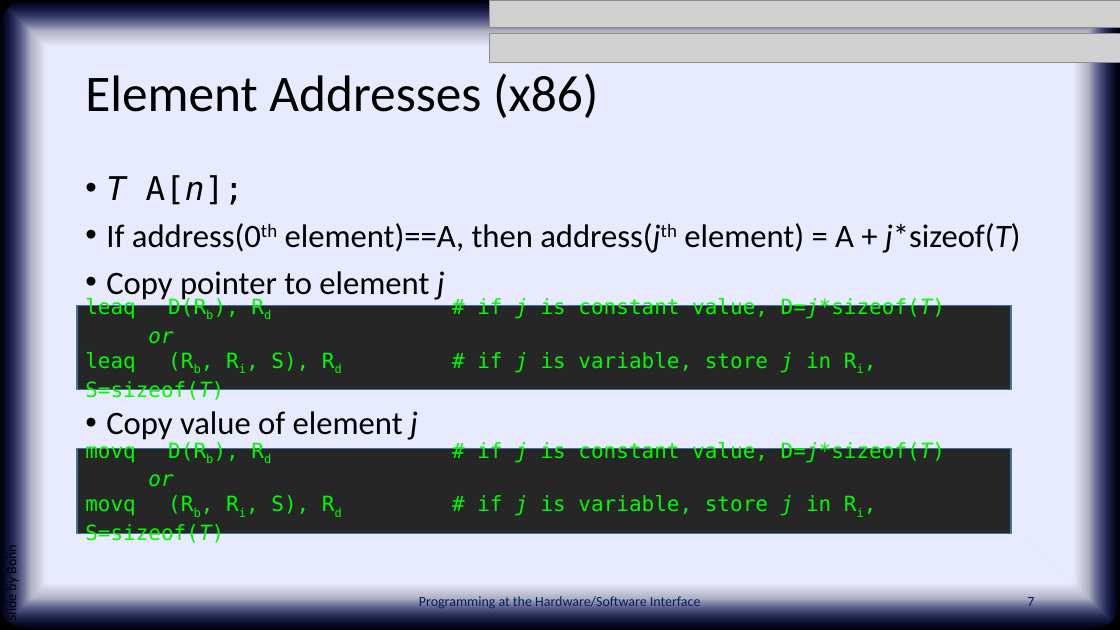
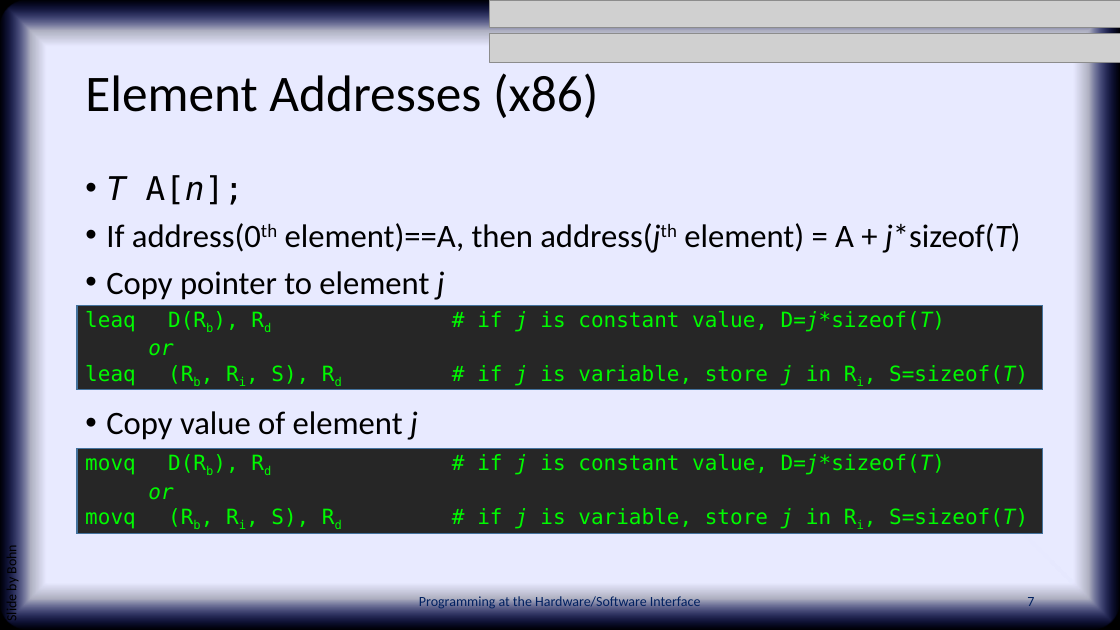
Before and after one commit to PHSI-supplements/slides, a slide deck: slide 7 of chap06.pptx. Drawn at 1120x630 pixels with LibreOffice and Linux fonts; fonts in the diff are those of the drawing; grey boxes stand for pictures; background and template pictures are left out. Boxes give left, top, right and bottom in pixels: in the first picture for what was removed or moved away, otherwise in the second. Text is boxed around its words. In the diff, an @@ line names an element or a change of style, - is before the commit and + after.

```diff
--- a/chap06.pptx
+++ b/chap06.pptx
@@ rectangle "leaq D(Rb), Rd # if ...": place and size @@
-rectangle "leaq D(Rb), Rd # if ..." at [77, 305, 1012, 390]
+rectangle "leaq D(Rb), Rd # if ..." at [77, 305, 1044, 390]
@@ rectangle "movq D(Rb), Rd # if ...": place and size @@
-rectangle "movq D(Rb), Rd # if ..." at [77, 449, 1012, 534]
+rectangle "movq D(Rb), Rd # if ..." at [77, 449, 1044, 534]
```
Also in this commit, not shown: 6 other slides changed.
